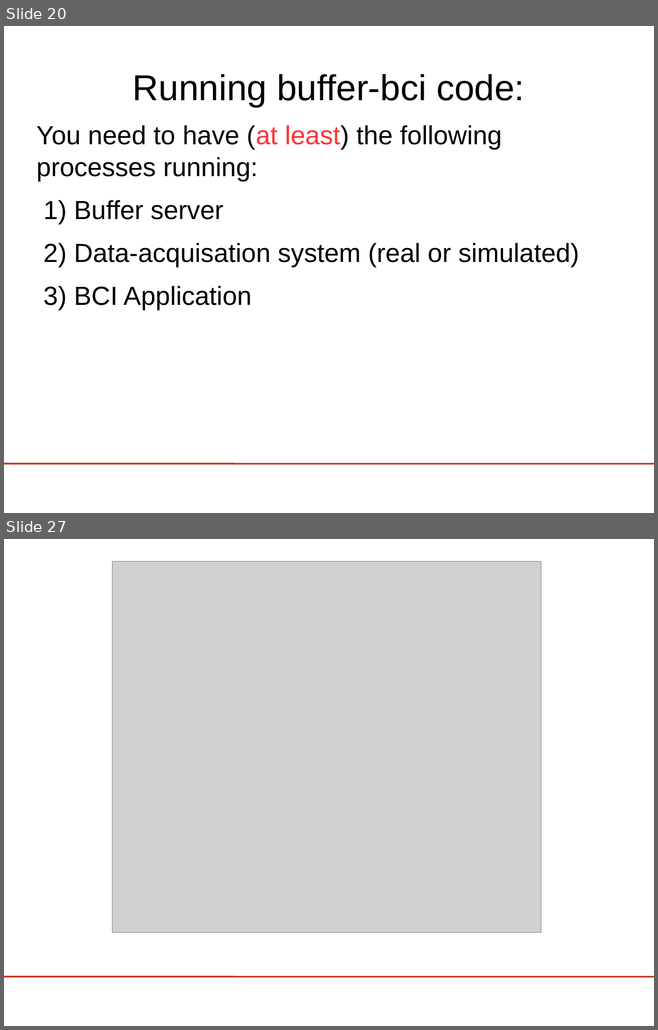
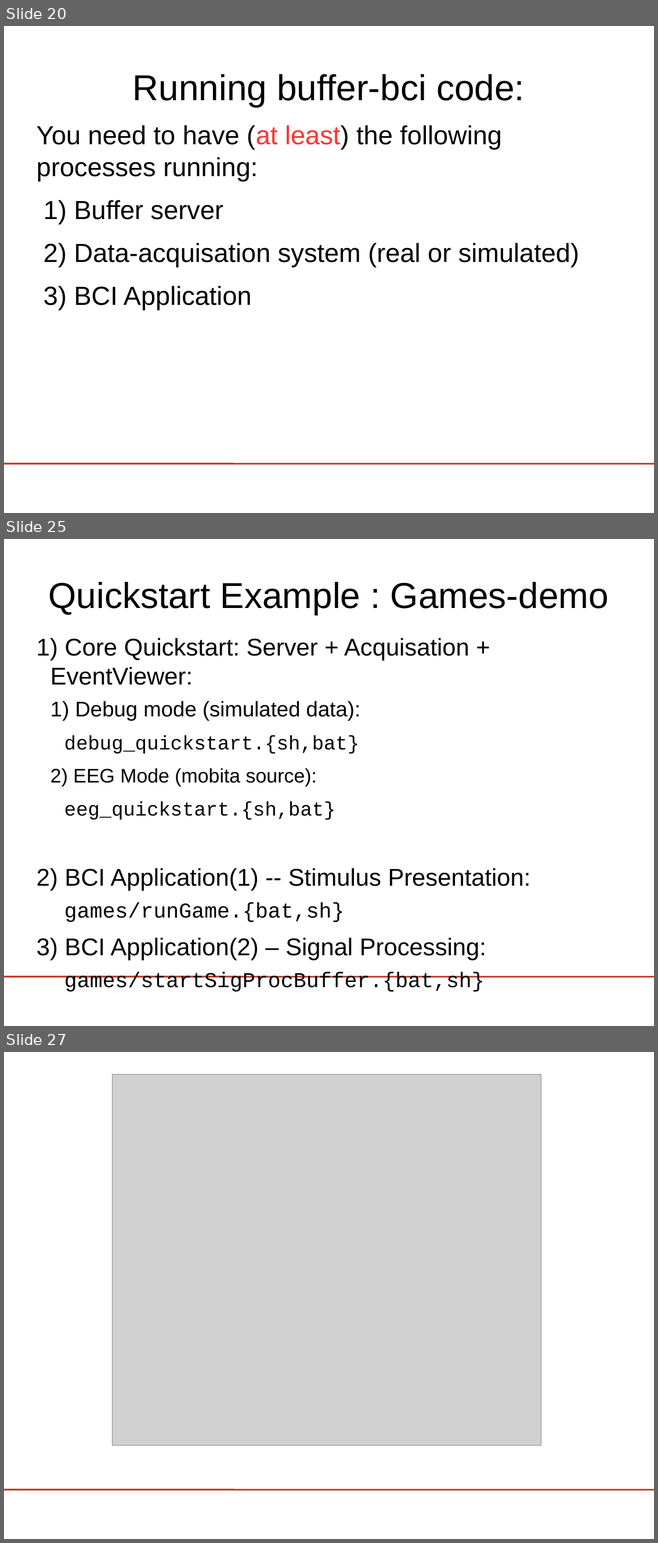
Before and after one commit to jadref/buffer_bci, a slide deck: tutorial/lect3-helloworld/HelloWorld_ERPViewer.odp. Shown one above the other, each under a label of ours: slides 20 and 27 before the commit, slides 20, 25 and 27 after it; the slides between them are not shown. The pictures are 658x1030 and 658x1543 pixels, drawn with LibreOffice and Linux fonts; fonts in the diff are those of the drawing; grey boxes stand for pictures; background and template pictures are left out. Boxes give left, top, right and bottom in pixels: in the first picture for what was removed or moved away, otherwise in the second. Text is boxed around its words. In the diff, an @@ line names an element or a change of style, - is before the commit and + after.

Commit message:
updated to include quickstart info

```diff
--- a/tutorial/lect3-helloworld/HelloWorld_ERPViewer.odp
+++ b/tutorial/lect3-helloworld/HelloWorld_ERPViewer.odp
@@ slide 25 added at (x1=4, y1=539, x2=654, y2=1026), background #FFFFFF; not listed: 1 template element that a slide beside it also shows @@
@@ title added at (x1=48, y1=582, x2=608, y2=614), 44 pt, text #000000 @@
+Quickstart Example : Games-demo
@@ text added at (x1=50, y1=638, x2=531, y2=992), 29.6 pt, text #000000 @@
+1) Core Quickstart: Server + Acquisation + EventViewer:
+  1) Debug mode (simulated data):
+  debug_quickstart.{sh,bat}
+  1) EEG Mode (mobita source):
+  eeg_quickstart.{sh,bat}
+2) BCI Application(1) -- Stimulus Presentation:
+  games/runGame.{bat,sh}
+3) BCI Application(2) – Signal Processing:
+  games/startSigProcBuffer.{bat,sh}
```
Also in this commit, not shown: 6 slides changed, 1 slide removed, 1 other file.
